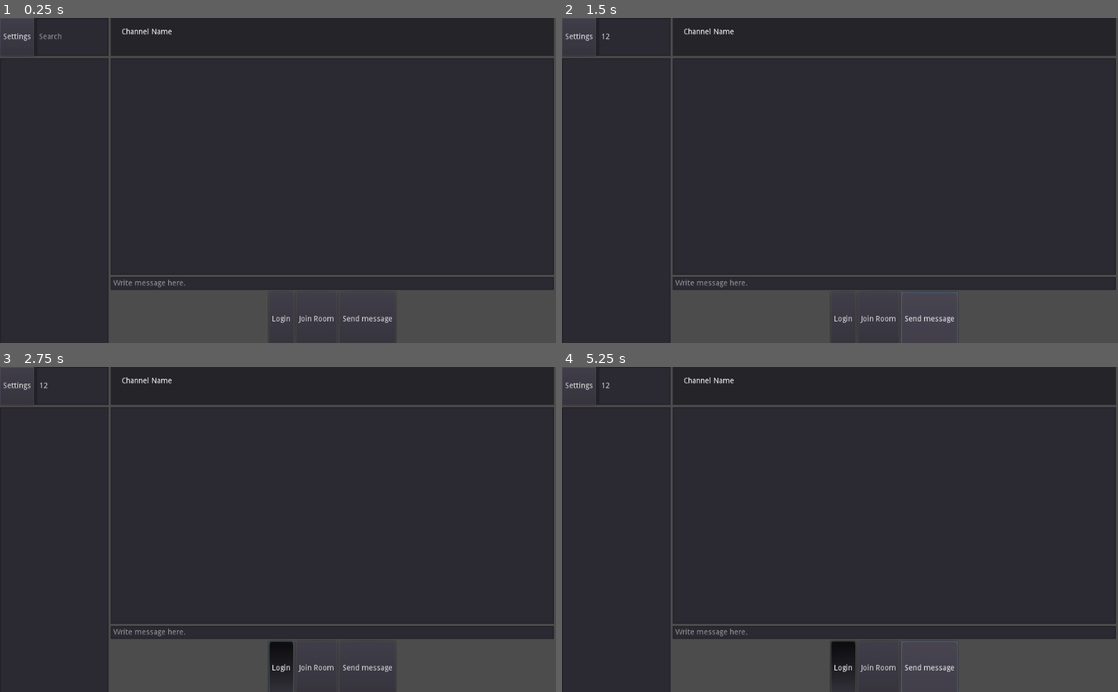
Above: before the commit, frames 1-4 (two rows, left to right).
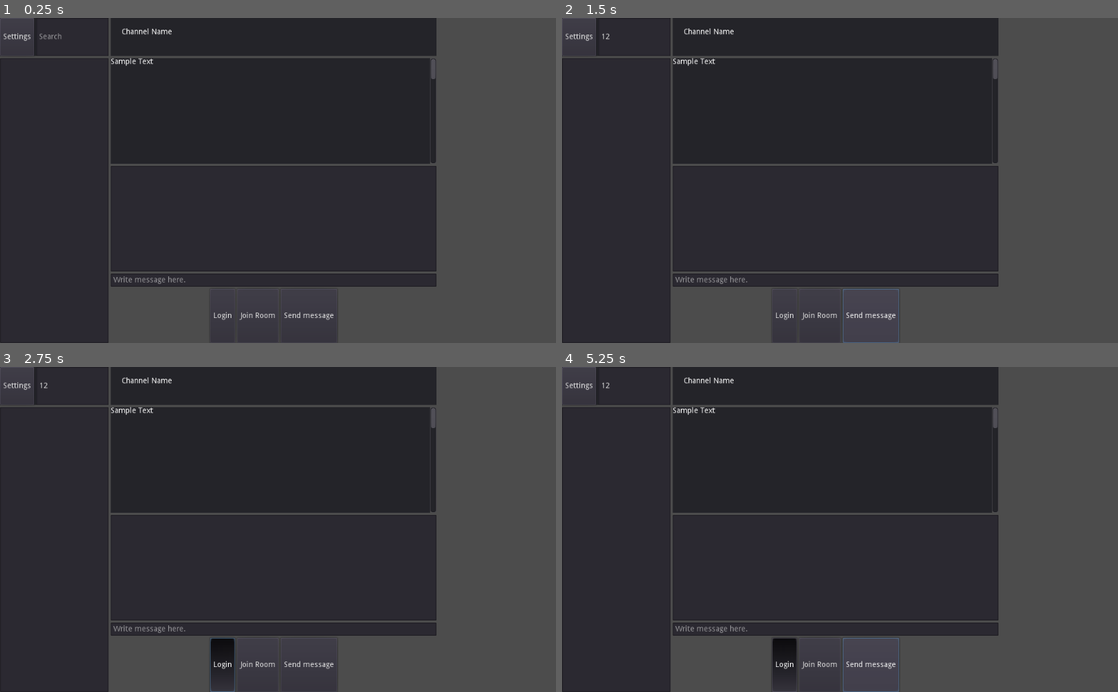
Above: after the commit, the same moments.

Repository: zachtyll/godot-matrix
Game: Godot game, scene res://Control.tscn
The game is run twice, just before and just after one commit, with the same random seed, the same clock (stepped at 60 frames per second) and the same inputs.
Inputs (mouse positions are in pixels of both pictures, inside the frame that each line leads up to):
- Up to frame 1 (0.25 s): no input
- Up to frame 2 (1.5 s): click (634, 37) at 0.52 s; type "12" at 0.6 s; click "Send message" at 1.25 s
- Up to frame 3 (2.75 s): click "Login" at 2 s
- Up to frame 4 (5.25 s): click "Login" at 2.75 s; click "Send message" at 3.5 s; click "Login" at 4.25 s; click "Send message" at 5 s

The runs differ from the first frame. In frame 1, 20% of the frame differs, in the area x 19-100%, y 0-100%; in frame 2, 20%; in frame 3, 21%; in frame 4, 21%.
Error in both runs: Trying to assign value of type 'Nil' to a variable of type 'Dictionary'. (res://Matrix.gd:162)

Commit message:
Starting progress on adding a more beautiful chat window.

Diff:
--- a/Control.gd
+++ b/Control.gd
@@ -20,12 +20,11 @@
 onready var chat_history_list := $Screen/MidSection/ItemList
 onready var room_list := $Screen/LeftSection/ItemList
 onready var chat_line := $Screen/MidSection/ChatInput/LineEdit
+onready var chat_window := $Screen/MidSection/ChatWindow
 
 
 # Sends a message to the given room
 func _on_Button2_pressed() -> void:
-	if input_text.empty():
-		return
 	_send_message()
 
 
--- a/Control.tscn
+++ b/Control.tscn
@@ -25,7 +25,7 @@
 
 [node name="LeftSection" type="VBoxContainer" parent="Screen"]
 margin_right = 200.0
-margin_bottom = 606.0
+margin_bottom = 610.0
 rect_min_size = Vector2( 200, 0 )
 size_flags_vertical = 3
 
@@ -59,14 +59,14 @@
 [node name="ItemList" type="ItemList" parent="Screen/LeftSection"]
 margin_top = 74.0
 margin_right = 200.0
-margin_bottom = 606.0
+margin_bottom = 610.0
 rect_min_size = Vector2( 200, 400 )
 size_flags_vertical = 3
 
 [node name="MidSection" type="VBoxContainer" parent="Screen"]
 margin_left = 204.0
-margin_right = 1020.0
-margin_bottom = 606.0
+margin_right = 804.0
+margin_bottom = 610.0
 size_flags_horizontal = 3
 size_flags_vertical = 3
 __meta__ = {
@@ -74,7 +74,7 @@
 }
 
 [node name="TopBarMid" type="Panel" parent="Screen/MidSection"]
-margin_right = 816.0
+margin_right = 600.0
 margin_bottom = 70.0
 rect_min_size = Vector2( 600, 70 )
 size_flags_horizontal = 3
@@ -108,20 +108,128 @@
 margin_bottom = 32.0
 text = "Topic"
 
+[node name="ChatWindow" type="ScrollContainer" parent="Screen/MidSection"]
+margin_top = 74.0
+margin_right = 600.0
+margin_bottom = 274.0
+size_flags_horizontal = 3
+size_flags_vertical = 3
+
+[node name="VBoxContainer" type="VBoxContainer" parent="Screen/MidSection/ChatWindow"]
+margin_right = 588.0
+margin_bottom = 1220.0
+size_flags_horizontal = 3
+size_flags_vertical = 3
+
+[node name="Panel" type="Panel" parent="Screen/MidSection/ChatWindow/VBoxContainer"]
+margin_right = 588.0
+margin_bottom = 200.0
+rect_min_size = Vector2( 0, 200 )
+size_flags_horizontal = 3
+size_flags_vertical = 3
+
+[node name="Label" type="Label" parent="Screen/MidSection/ChatWindow/VBoxContainer/Panel"]
+margin_right = 40.0
+margin_bottom = 14.0
+text = "Sample Text"
+__meta__ = {
+"_edit_use_anchors_": false
+}
+
+[node name="Panel2" type="Panel" parent="Screen/MidSection/ChatWindow/VBoxContainer"]
+margin_top = 204.0
+margin_right = 588.0
+margin_bottom = 404.0
+rect_min_size = Vector2( 0, 200 )
+size_flags_horizontal = 3
+size_flags_vertical = 3
+
+[node name="Label" type="Label" parent="Screen/MidSection/ChatWindow/VBoxContainer/Panel2"]
+margin_right = 40.0
+margin_bottom = 14.0
+text = "Sample Text"
+__meta__ = {
+"_edit_use_anchors_": false
+}
+
+[node name="Panel3" type="Panel" parent="Screen/MidSection/ChatWindow/VBoxContainer"]
+margin_top = 408.0
+margin_right = 588.0
+margin_bottom = 608.0
+rect_min_size = Vector2( 0, 200 )
+size_flags_horizontal = 3
+size_flags_vertical = 3
+
+[node name="Label" type="Label" parent="Screen/MidSection/ChatWindow/VBoxContainer/Panel3"]
+margin_right = 40.0
+margin_bottom = 14.0
+text = "Sample Text"
+__meta__ = {
+"_edit_use_anchors_": false
+}
+
+[node name="Panel4" type="Panel" parent="Screen/MidSection/ChatWindow/VBoxContainer"]
+margin_top = 612.0
+margin_right = 588.0
+margin_bottom = 812.0
+rect_min_size = Vector2( 0, 200 )
+size_flags_horizontal = 3
+size_flags_vertical = 3
+
+[node name="Label" type="Label" parent="Screen/MidSection/ChatWindow/VBoxContainer/Panel4"]
+margin_right = 40.0
+margin_bottom = 14.0
+text = "Sample Text"
+__meta__ = {
+"_edit_use_anchors_": false
+}
+
+[node name="Panel5" type="Panel" parent="Screen/MidSection/ChatWindow/VBoxContainer"]
+margin_top = 816.0
+margin_right = 588.0
+margin_bottom = 1016.0
+rect_min_size = Vector2( 0, 200 )
+size_flags_horizontal = 3
+size_flags_vertical = 3
+
+[node name="Label" type="Label" parent="Screen/MidSection/ChatWindow/VBoxContainer/Panel5"]
+margin_right = 40.0
+margin_bottom = 14.0
+text = "Sample Text"
+__meta__ = {
+"_edit_use_anchors_": false
+}
+
+[node name="Panel6" type="Panel" parent="Screen/MidSection/ChatWindow/VBoxContainer"]
+margin_top = 1020.0
+margin_right = 588.0
+margin_bottom = 1220.0
+rect_min_size = Vector2( 0, 200 )
+size_flags_horizontal = 3
+size_flags_vertical = 3
+
+[node name="Label" type="Label" parent="Screen/MidSection/ChatWindow/VBoxContainer/Panel6"]
+margin_right = 40.0
+margin_bottom = 14.0
+text = "Sample Text"
+__meta__ = {
+"_edit_use_anchors_": false
+}
+
 [node name="ItemList" type="ItemList" parent="Screen/MidSection"]
-margin_top = 74.0
-margin_right = 816.0
-margin_bottom = 474.0
-rect_min_size = Vector2( 600, 400 )
+margin_top = 278.0
+margin_right = 600.0
+margin_bottom = 478.0
+rect_min_size = Vector2( 600, 60 )
 size_flags_vertical = 3
 
 [node name="ChatInput" type="MarginContainer" parent="Screen/MidSection"]
-margin_top = 478.0
-margin_right = 816.0
-margin_bottom = 502.0
+margin_top = 482.0
+margin_right = 600.0
+margin_bottom = 506.0
 
 [node name="LineEdit" type="LineEdit" parent="Screen/MidSection/ChatInput"]
-margin_right = 816.0
+margin_right = 600.0
 margin_bottom = 24.0
 placeholder_text = "Write message here."
 __meta__ = {
@@ -129,16 +237,15 @@
 }
 
 [node name="Buttons" type="CenterContainer" parent="Screen/MidSection"]
-margin_top = 506.0
-margin_right = 816.0
-margin_bottom = 606.0
+margin_top = 510.0
+margin_right = 600.0
+margin_bottom = 610.0
 __meta__ = {
 "_edit_use_anchors_": false
 }
 
 [node name="HBoxContainer" type="HBoxContainer" parent="Screen/MidSection/Buttons"]
-margin_left = 108.0
-margin_right = 708.0
+margin_right = 600.0
 margin_bottom = 100.0
 rect_min_size = Vector2( 600, 100 )
 size_flags_horizontal = 3
@@ -168,9 +275,11 @@
 text = "Send message"
 
 [node name="RightSection" type="VBoxContainer" parent="Screen"]
-margin_left = 1024.0
+margin_left = 808.0
 margin_right = 1024.0
-margin_bottom = 606.0
+margin_bottom = 610.0
+size_flags_horizontal = 3
+size_flags_vertical = 3
 
 [node name="Timer" type="Timer" parent="."]
 wait_time = 3.0
